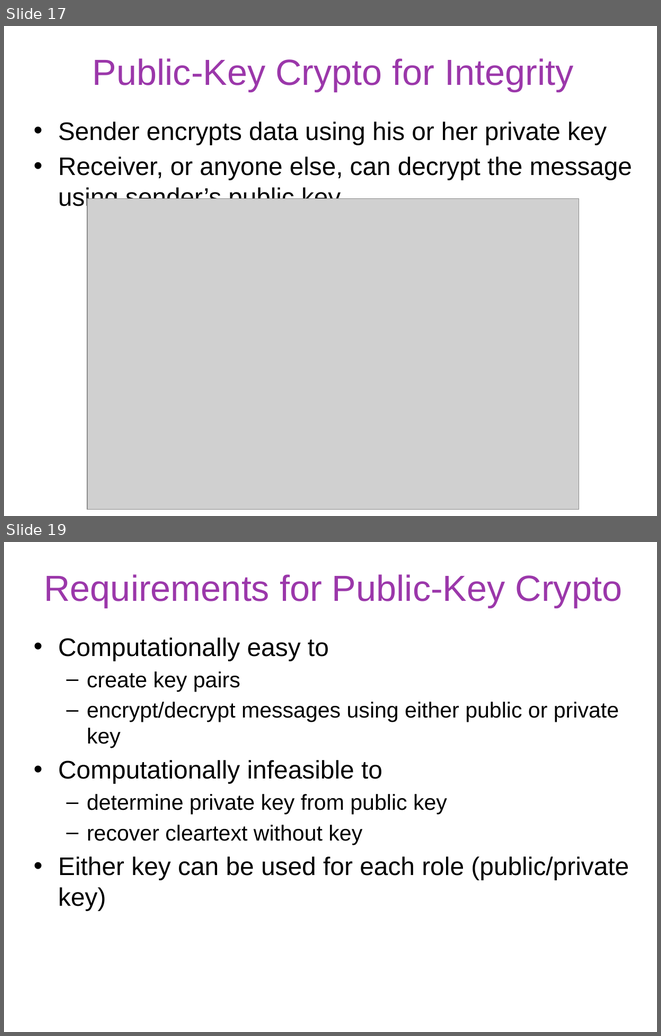
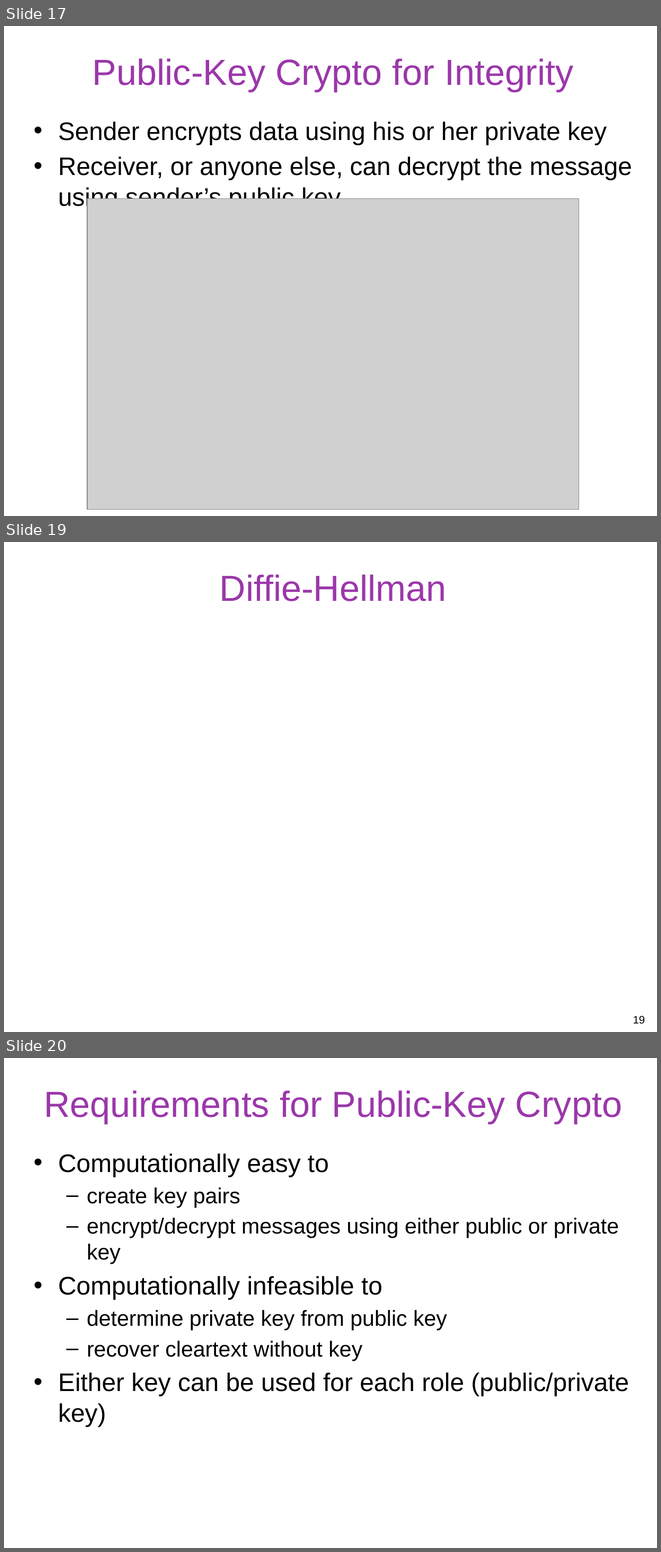
Before and after one commit to gulaoshi/gu.github.io, a slide deck: InfoSec/PPTs/L2-CH02-Cryptograpic Tools.pptx. Shown one above the other, each under a label of ours: slides 17 and 19 before the commit, slides 17, 19 and 20 after it; the slides between them are not shown. The pictures are 661x1036 and 661x1552 pixels, drawn with LibreOffice and Linux fonts; fonts in the diff are those of the drawing; grey boxes stand for pictures. Boxes give left, top, right and bottom in pixels: in the first picture for what was removed or moved away, otherwise in the second. Text is boxed around its words. In the diff, an @@ line names an element or a change of style, - is before the commit and + after.

```diff
--- a/InfoSec/PPTs/L2-CH02-Cryptograpic Tools.pptx
+++ b/InfoSec/PPTs/L2-CH02-Cryptograpic Tools.pptx
@@ slide 19 added at bbox=[4, 542, 657, 1032], background #FFFFFF @@
@@ title added at bbox=[220, 574, 447, 601], 40 pt, text #9B37AA @@
+Diffie-Hellman
@@ page number added at bbox=[633, 1015, 645, 1023], 12 pt, text #000000 @@
+19
@@ what was slide 19 is now slide 20 @@
```
Also in this commit, not shown: 2 slides changed, 2 other slides added, 1 slide removed, 2 other files.
